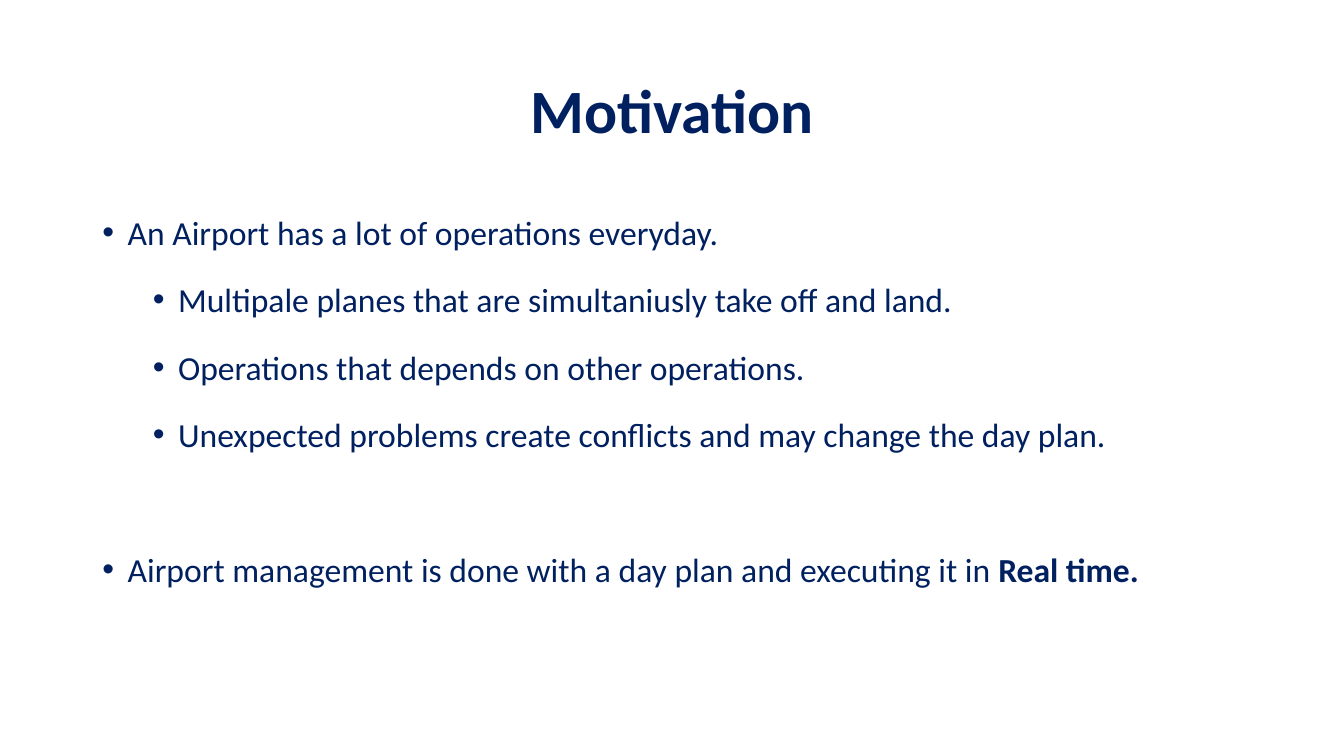
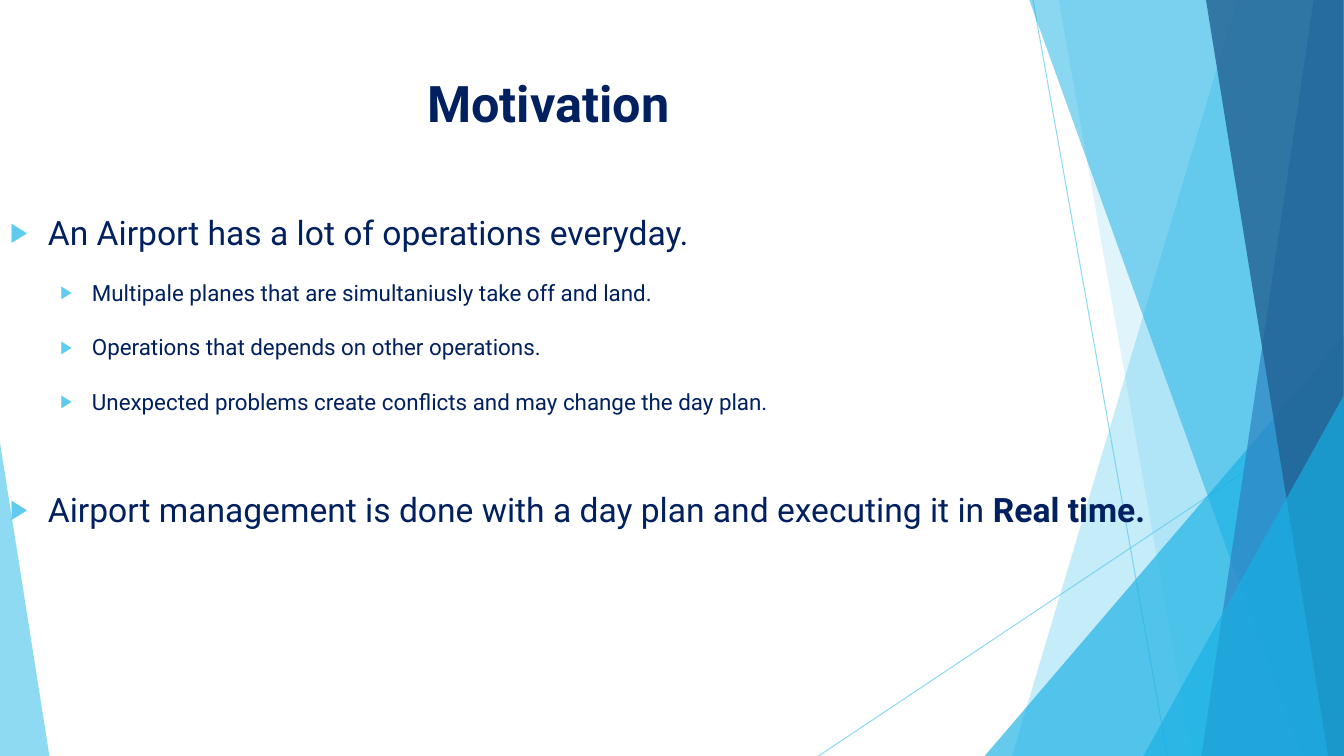
Before and after one commit to Cohen-Yoav/Project-A---Airport-Management, a slide deck: slide 2 of חומר עזר לפרויקט/project_A.pptx. Drawn at 1344x756 pixels with LibreOffice and Linux fonts; fonts in the diff are those of the drawing; background and template pictures are left out. Boxes give left, top, right and bottom in pixels: in the first picture for what was removed or moved away, otherwise in the second. Text is boxed around its words. In the diff, an @@ line names an element or a change of style, - is before the commit and + after.

Commit message:
changed the PPT design

```diff
--- a/חומר עזר לפרויקט/project_A.pptx
+++ b/חומר עזר לפרויקט/project_A.pptx
@@ title "Motivation": place and size @@
-title "Motivation" at (530, 89, 813, 134)
+title "Motivation" at (427, 84, 669, 123)
@@ title "Motivation" at (427, 84, 669, 123): size 44 to 36 pt, font Calibri to Roboto; line spacing 0.9 to 1; vertical alignment middle to top @@
@@ subtitle "An Airport has a lot ...": place and size @@
-subtitle "An Airport has a lot ..." at (128, 221, 1139, 588)
+subtitle "An Airport has a lot ..." at (48, 219, 1145, 531)
@@ subtitle "An Airport has a lot ..." at (48, 219, 1145, 531): font Calibri to Roboto; size 24 to 16 pt in "Multipale planes that are simultaniusly take off ...", "Operations that depends on other operations.", "Unexpected problems create conflicts and may change ..."; bullet • to ▶; more space between paragraphs @@
@@ group added at (0, 0, 1344, 756): 5 freeform shapes, 3 triangles, 2 lines @@
```
Also in this commit, not shown: 38 other slides changed.
